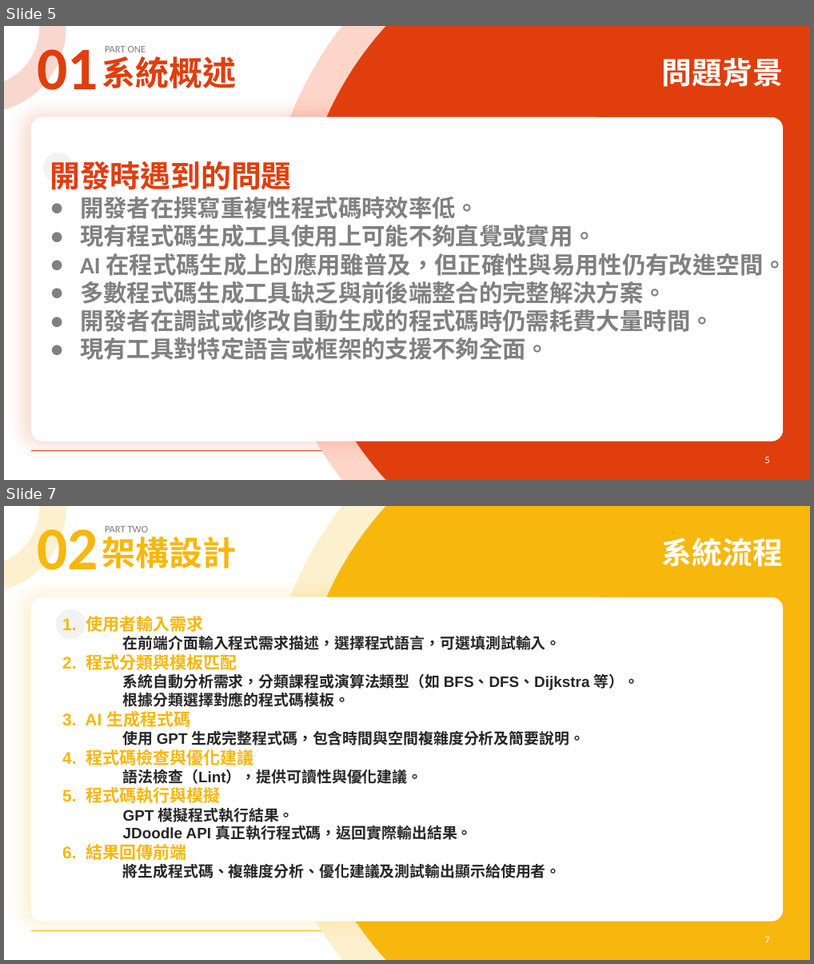
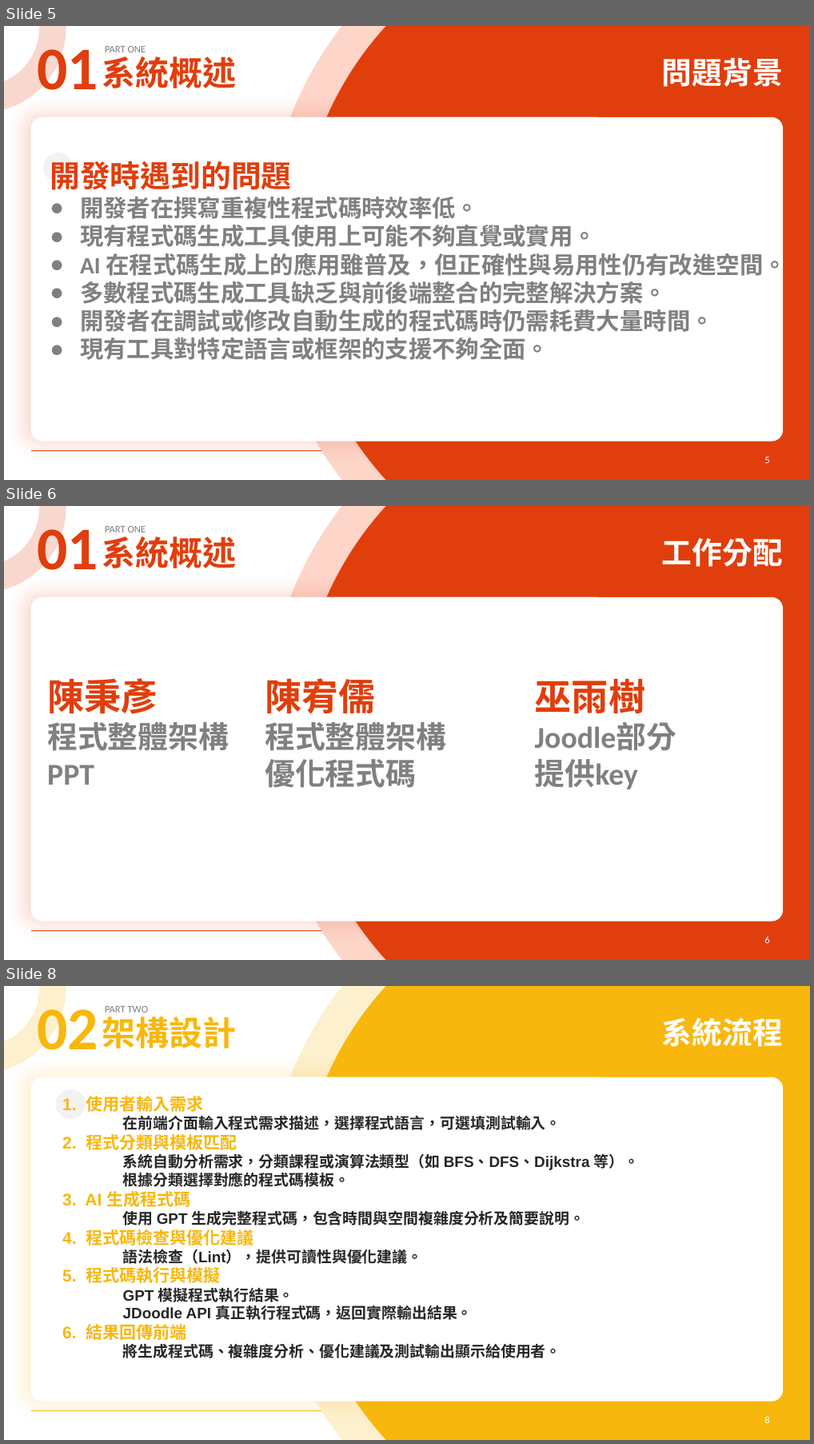
Before and after one commit to oscar940917/Smart-innovation-platform, a slide deck: 智慧創新平台/成果/智慧創新平台專題報告.pptx. Shown one above the other, each under a label of ours: slides 5 and 7 before the commit, slides 5, 6 and 8 after it; the slides between them are not shown. The pictures are 814x964 and 814x1444 pixels, drawn with LibreOffice and Linux fonts; fonts in the diff are those of the drawing; background and template pictures are left out. Boxes give left, top, right and bottom in pixels: in the first picture for what was removed or moved away, otherwise in the second. Text is boxed around its words. In the diff, an @@ line names an element or a change of style, - is before the commit and + after.

```diff
--- a/智慧創新平台/成果/智慧創新平台專題報告.pptx
+++ b/智慧創新平台/成果/智慧創新平台專題報告.pptx
@@ slide 6 added at (4,506,810,960), background #FFFFFF; not listed: 9 template elements that a slide beside it also shows @@
@@ text added at (662,538,783,567), 36 pt, text #FFFFFF, bold @@
+工作分配
@@ text added at (47,678,229,784), 36 pt, text #808080, bold @@
+陳秉彥
+程式整體架構
+PPT
@@ text added at (265,678,446,788), 36 pt, text #808080, bold @@
+陳宥儒
+程式整體架構
+優化程式碼
@@ text added at (535,678,677,789), 36 pt, text #808080, bold @@
+巫雨樹
+Joodle部分
+提供key
@@ what was slide 7 is now slide 8 @@
@@ page number at (765,1416,770,1423): text changed @@
-7
+8
```
Also in this commit, not shown: 2 slides changed, 2 other slides added, 1 other file.
